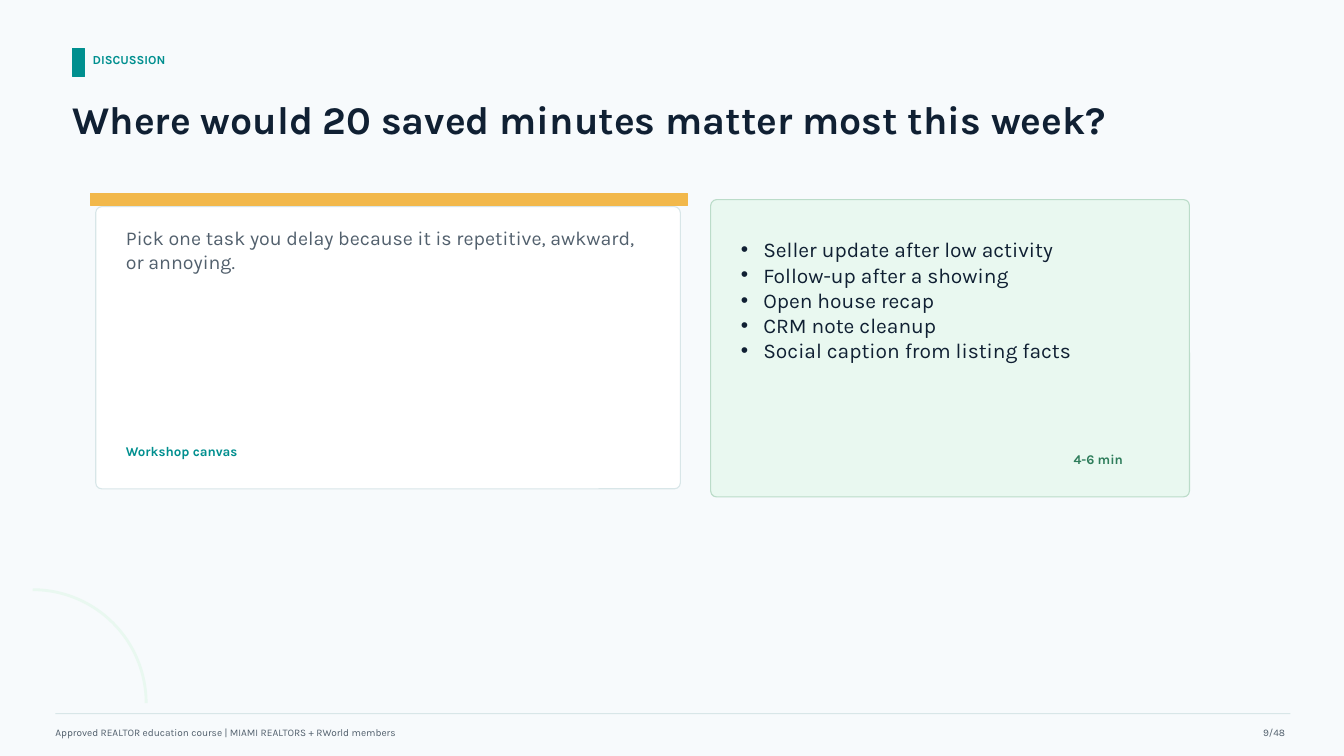
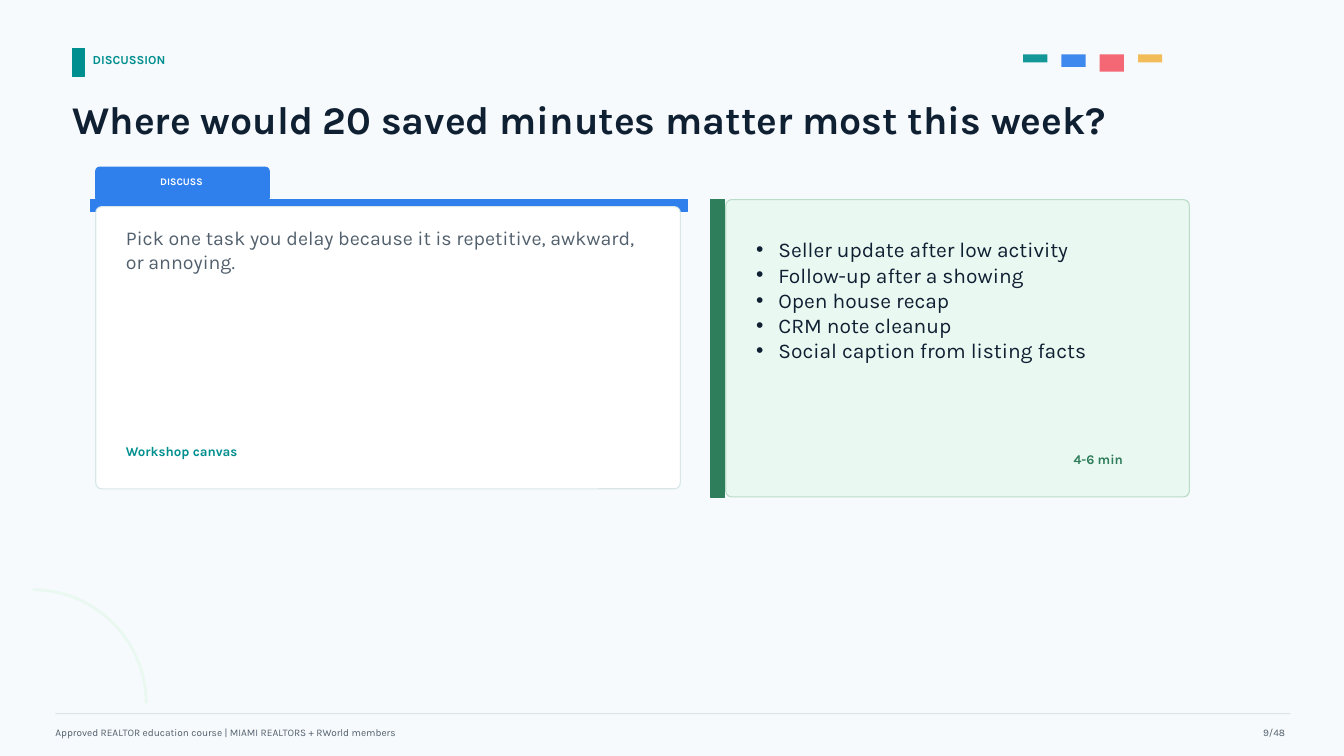
Before and after one commit to ianbprice/miami-realtors-ai-course-series, a slide deck: slide 9 of slides/course-01-ai-for-real-estate-sales-approved-instructor-deck.pptx. Drawn at 1344x756 pixels with LibreOffice and Linux fonts; fonts in the diff are those of the drawing. Boxes give left, top, right and bottom in pixels: in the first picture for what was removed or moved away, otherwise in the second. Text is boxed around its words. In the diff, an @@ line names an element or a change of style, - is before the commit and + after.

Commit message:
Polish course 1 deck visual design

```diff
--- a/slides/course-01-ai-for-real-estate-sales-approved-instructor-deck.pptx
+++ b/slides/course-01-ai-for-real-estate-sales-approved-instructor-deck.pptx
@@ rectangle added at box(1023, 54, 1048, 63), fill #008F8F at 92% opacity @@
@@ rectangle added at box(1062, 54, 1086, 67), fill #2F80ED at 92% opacity @@
@@ rectangle added at box(1100, 54, 1124, 72), fill #F45B69 at 92% opacity @@
@@ rectangle added at box(1138, 54, 1163, 63), fill #F2B84B at 92% opacity @@
@@ rounded rectangle added at box(96, 167, 269, 202), fill #2F80ED, outline #2F80ED 1 pt @@
@@ text added at box(160, 178, 203, 185), 7.2 pt, text #FFFFFF, bold @@
+DISCUSS
@@ rectangle: place and size @@
-rectangle at box(91, 194, 688, 206)
+rectangle at box(91, 200, 688, 212)
@@ rectangle at box(91, 200, 688, 212): fill #F2B84B to #2F80ED; outline #F2B84B 1 pt to #2F80ED 1 pt @@
@@ rectangle added at box(711, 200, 725, 497), fill #2E7D5B, outline #2E7D5B 1 pt @@
@@ rounded rectangle: place and size @@
-rounded rectangle at box(711, 200, 1190, 497)
+rounded rectangle at box(726, 200, 1190, 497)
@@ text "Seller update after low activity": place and size @@
-text "Seller update after low activity" at box(763, 242, 1070, 363)
+text "Seller update after low activity" at box(778, 242, 1086, 363)
```
Also in this commit, not shown: 47 other slides changed, 2 other files.
